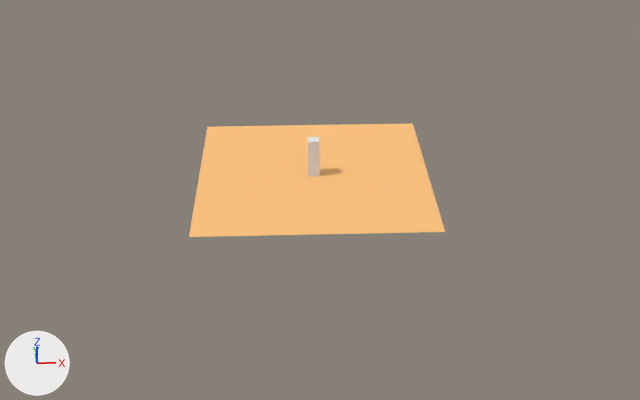
The Blender file TopDown_Controller.blend: old version first, new version second.
Rendered twice from a camera (50 mm lens) standing at (-1.2, -41.2, 22.2) and looking at (0.3, -1.1, -0.9). Arrows for +X, +Y and +Z are at lower left; the lights stay in place.

The scene before the commit, as lines of its bpy script (objects in view):
```python
me_plane = bpy.data.meshes.new('Plane')
me_plane.from_pydata([(-6.0, -6.0, 0.0), (6.0, -6.0, 0.0), (-6.0, 6.0, 0.0), (6.0, 6.0, 0.0)], [], [(0, 1, 3, 2)])
me_plane.materials.append(mat_testground1)  # beige #ffc582
ob_testground = bpy.data.objects.new('TestGround', me_plane)
ob_testground.location = (0.0, 0.0, 0.0)
```
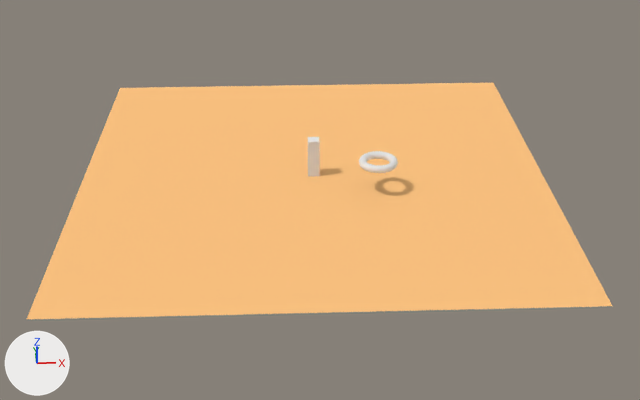
Boxes (x1, y1, x2, y2) around the edits, measured in the pictures (640 x 400 px):
'TestGround', reshaped (128% wider, 106% taller)
    before: (189, 123, 445, 237)
    after: (27, 83, 612, 319)
'Torus', added
    after: (359, 151, 398, 173)

The change in detail:
me_plane has 4 vertices, 1 face and spans x -6.0..6.0, y -6.0..6.0, z 0.0.
me_plane is used by ob_testground; location (0.0, 0.0, 0.0).
Part 1, on me_plane:
Vertex 0 of me_plane moves from (-6.0, -6.0, 0.0) at pixel (188, 237) to (-12.0, -12.0, 0.0) at pixel (26, 319).
Vertex 1 of me_plane moves from (6.0, -6.0, 0.0) at pixel (445, 231) to (12.0, -12.0, 0.0) at pixel (612, 306).
Vertex 2 of me_plane moves from (-6.0, 6.0, 0.0) at pixel (207, 126) to (-12.0, 12.0, 0.0) at pixel (120, 87).
Vertex 3 of me_plane moves from (6.0, 6.0, 0.0) at pixel (412, 123) to (12.0, 12.0, 0.0) at pixel (493, 82).
Mesh me_torus is new.
It is a torus around z (ring radius 0.78, tube radius 0.2) spanning x -0.98..0.98, y -0.98..0.98, z -0.2..0.2.
Object 'Torus' (ob_torus) is new; it shows me_torus.
Its location is (3.19, -1.74, 1.53).
